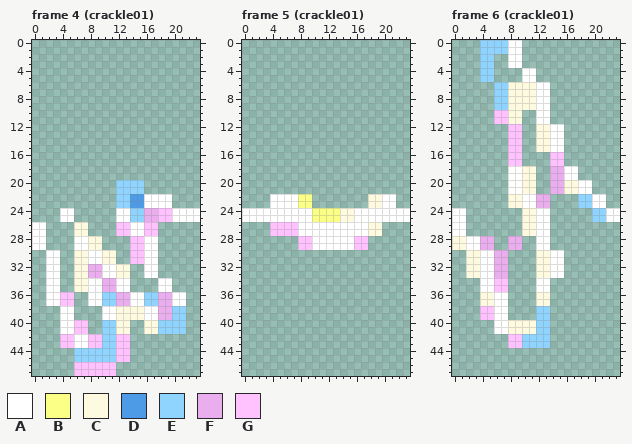
Pixel-art file -- games/Phaser-Snake-Game/public/assets/sprites/UI_CapSpark.aseprite. Above, as it was before the edit.
24x48 pixels, 15 frames. Shown: frame 4 (crackle01), frame 5 (crackle01), frame 6 (crackle01). The commit also changed other frames, which this record leaves out.
Palette (. is transparent): A #ffffff  B #fbff86  C #fdfae0  D #4d9be6  E #8fd3ff  F #eaaded  G #ffc2ff
Pixels before, frame 4 (crackle01), first column x 0:
20 ............EEEE........
21 ............EEEE........
22 ............EEDDAAAA....
23 ............EEDDAAAA....
24 ....AA......AAEEFFGGAAAA
25 ....AA......AAEEFFGGAAAA
26 AA....CC....GGAAGG......
27 AA....CC....GGAAGG......
28 AA....AACC....GGAA......
29 AA....AACC....GGAA......
30 ..AA..CCAACC..GGAA......
31 ..AA..CCAACC..GGAA......
32 ..AA..CCFFAACC..AA......
33 ..AA..CCFFAACC..AA......
34 ..AA..CCAAFFAA....AA....
35 ..AA..CCAAFFAA....AA....
36 ..AAGG..AAEEFFAAEEFFAA..
37 ..AAGG..AAEEFFAAEEFFAA..
38 ....AA....AACCCCAAFFEE..
39 ....AA....AACCCCAAFFEE..
40 ....AAGG..EECC..CCEEEE..
41 ....AAGG..EECC..CCEEEE..
42 ....GGAAGGEEGG..........
43 ....GGAAGGEEGG..........
44 ......EEEEEEGG..........
45 ......EEEEEEGG..........
46 ......GGGGGG............
47 ......GGGGGG............
Pixels before, frame 5 (crackle01), first column x 0:
22 ....AAAABB........CCAA..
23 ....AAAABB........CCAA..
24 AAAAAAAAAABBBBCCAAAAAAAA
25 AAAAAAAAAABBBBCCAAAAAAAA
26 ....GGGGAAAAAAAAAACC....
27 ....GGGGAAAAAAAAAACC....
28 ........GGAAAAAAGG......
29 ........GGAAAAAAGG......
Pixels before, frame 6 (crackle01), first column x 0:
 0 ....EEEEAA..............
 1 ....EEEEAA..............
 2 ....EE..AA..............
 3 ....EE..AA..............
 4 ....EE....AA............
 5 ....EE....AA............
 6 ......EECCCCAA..........
 7 ......EECCCCAA..........
 8 ......EECCCCAA..........
 9 ......EECCCCAA..........
10 ......GGCC..AA..........
11 ......GGCC..AA..........
12 ........GG..CCAA........
13 ........GG..CCAA........
14 ........GG..CCAA........
15 ........GG..CCAA........
16 ........GG....GG........
17 ........GG....GG........
18 ........AACC..FFAA......
19 ........AACC..FFAA......
20 ........AACC..FFCCAA....
21 ........AACC..FFCCAA....
22 ........CCAAFF....EEAA..
23 ........CCAAFF....EEAA..
24 AA........CCAA......EEAA
25 AA........CCAA......EEAA
26 AA........CCAA..........
27 AA........CCAA..........
28 CCAAFF..FF..AA..........
29 CCAAFF..FF..AA..........
30 ..CCAAFF....CCAA........
31 ..CCAAFF....CCAA........
32 ..CCAAFF....CCAA........
33 ..CCAAFF....CCAA........
34 ....AAGG....AA..........
35 ....AAGG....AA..........
36 ....CCAA....CC..........
37 ....CCAA....CC..........
38 ....GGAA....EE..........
39 ....GGAA....EE..........
40 ......AACCCCEE..........
41 ......AACCCCEE..........
42 ........GGEEEE..........
43 ........GGEEEE..........
The result:
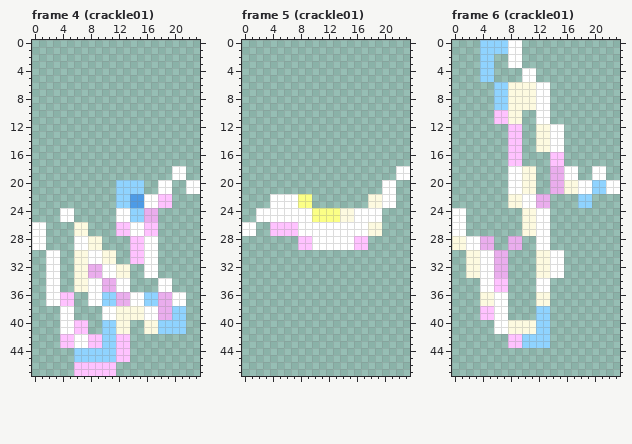
From the commit log: Capacitor Spark Pulled & Tweaked
What changed:
{"where": "frame 4 (crackle01), layer \"Layer 1\""}
{"frame":4,"y":18,"x":20,"old":"..","new":"AA"}
{"frame":4,"y":19,"x":20,"old":"..","new":"AA"}
{"frame":4,"y":20,"x":18,"old":"..","new":"AA"}
{"frame":4,"y":20,"x":22,"old":"..","new":"AA"}
{"frame":4,"y":21,"x":18,"old":"..","new":"AA"}
{"frame":4,"y":21,"x":22,"old":"..","new":"AA"}
{"frame":4,"y":22,"x":18,"old":"AA","new":"GG"}
{"frame":4,"y":23,"x":18,"old":"AA","new":"GG"}
{"frame":4,"y":24,"x":18,"old":"GGAAAA","new":"......"}
{"frame":4,"y":25,"x":18,"old":"GGAAAA","new":"......"}
{"where": "frame 5 (crackle01), layer \"Layer 1\""}
{"frame":5,"y":18,"x":22,"old":"..","new":"AA"}
{"frame":5,"y":19,"x":22,"old":"..","new":"AA"}
{"frame":5,"y":20,"x":20,"old":"..","new":"AA"}
{"frame":5,"y":21,"x":20,"old":"..","new":"AA"}
{"frame":5,"y":24,"x":0,"old":"AA","new":".."}
{"frame":5,"y":24,"x":20,"old":"AAAA","new":"...."}
{"frame":5,"y":25,"x":0,"old":"AA","new":".."}
{"frame":5,"y":25,"x":20,"old":"AAAA","new":"...."}
{"frame":5,"y":26,"x":0,"old":"..","new":"AA"}
{"frame":5,"y":27,"x":0,"old":"..","new":"AA"}
{"where": "frame 6 (crackle01), layer \"Layer 1\""}
{"frame":6,"y":18,"x":20,"old":"..","new":"AA"}
{"frame":6,"y":19,"x":20,"old":"..","new":"AA"}
{"frame":6,"y":20,"x":20,"old":"....","new":"EEAA"}
{"frame":6,"y":21,"x":20,"old":"....","new":"EEAA"}
{"frame":6,"y":22,"x":20,"old":"AA","new":".."}
{"frame":6,"y":23,"x":20,"old":"AA","new":".."}
{"frame":6,"y":24,"x":20,"old":"EEAA","new":"...."}
{"frame":6,"y":25,"x":20,"old":"EEAA","new":"...."}
